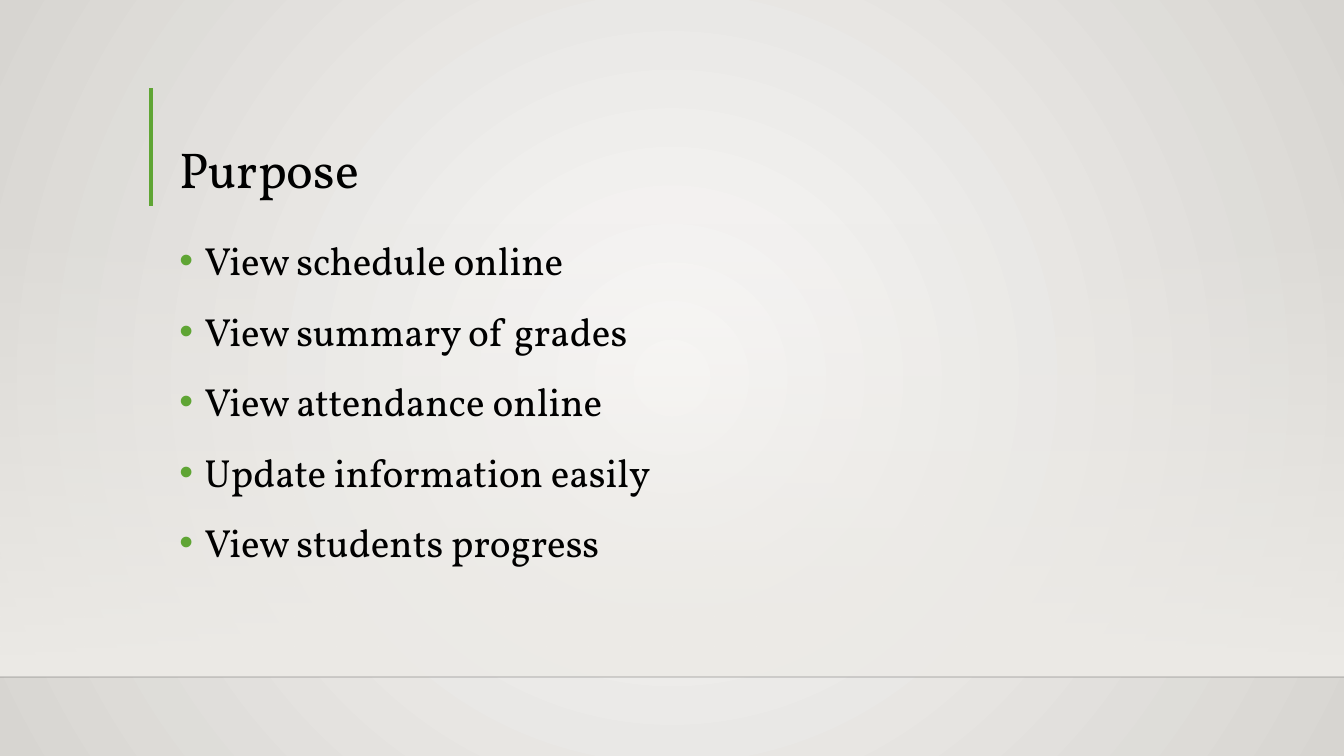
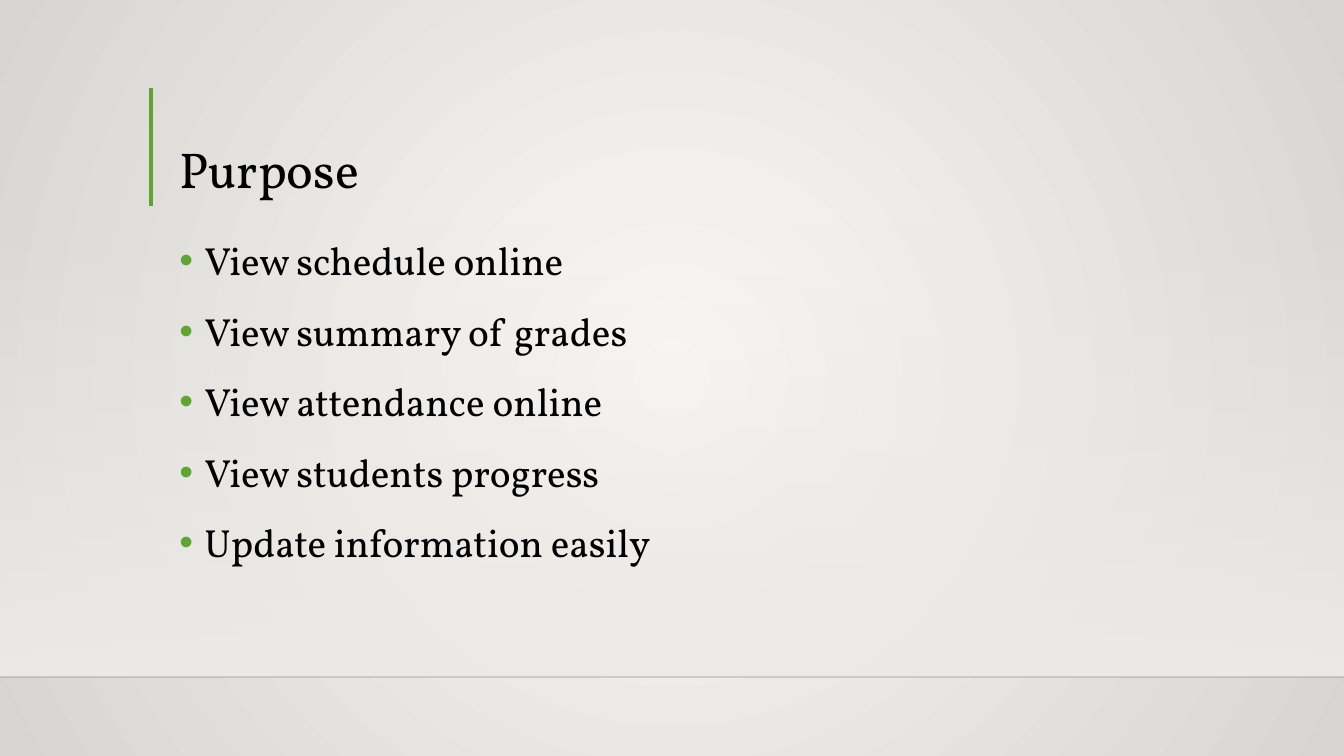
Before and after one commit to seans888/Project---LSC-2, a slide deck: slide 8 of Documentation/MCSPROJ/LSC-LMS PPT.pptx (slide 7 before the commit). Drawn at 1344x756 pixels with LibreOffice and Linux fonts; fonts in the diff are those of the drawing; background and template pictures are left out. Boxes give left, top, right and bottom in pixels: in the first picture for what was removed or moved away, otherwise in the second. Text is boxed around its words. In the diff, an @@ line names an element or a change of style, - is before the commit and + after.

```diff
--- a/Documentation/MCSPROJ/LSC-LMS PPT.pptx
+++ b/Documentation/MCSPROJ/LSC-LMS PPT.pptx
@@ text at <box>204,459,599,497</box>: paragraph added @@
+• View students progress
@@ text at <box>204,529,599,567</box>: paragraph removed @@
-• View students progress
```
Also in this commit, not shown: 6 other slides changed, 1 slide added.
